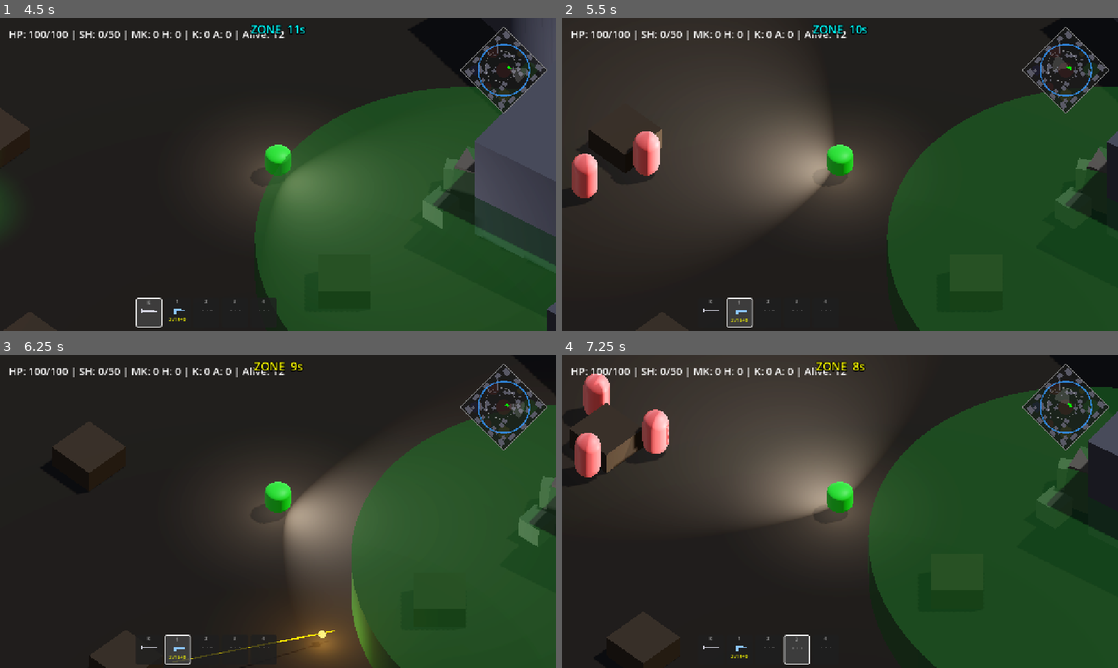
Above: before the commit, frames 1-4 (two rows, left to right).
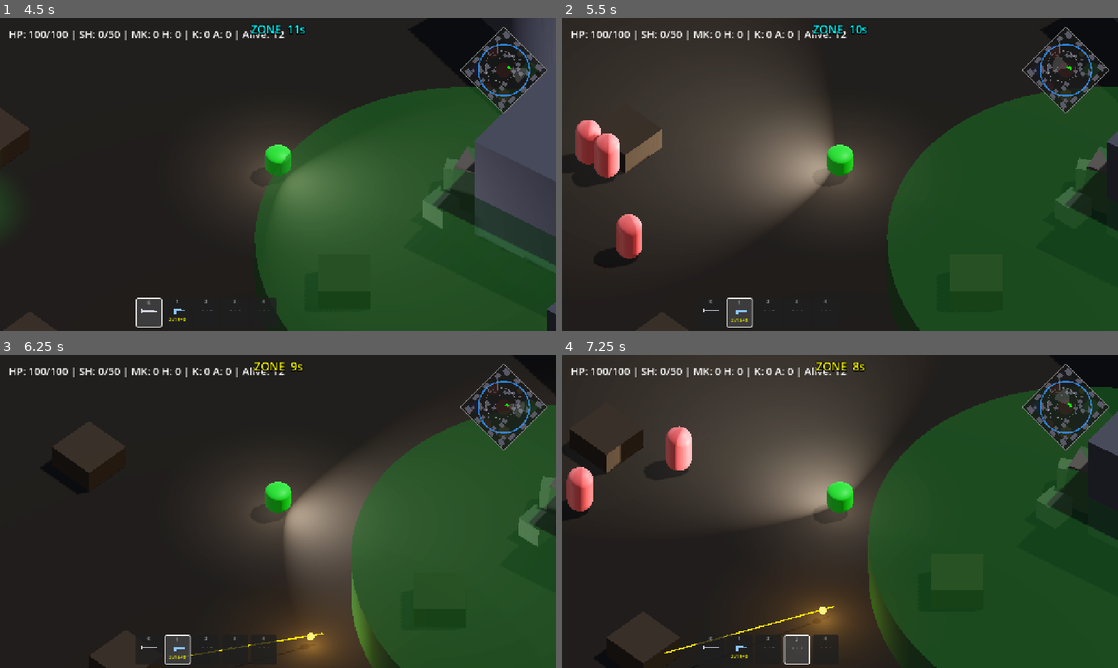
Above: after the commit, the same moments.

Repository: Kyulhee/battle-capsule
Game: Godot game, scene res://src/Main.tscn
The game is run twice, just before and just after one commit, with the same random seed, the same clock (stepped at 60 frames per second) and the same inputs.
Inputs (mouse positions are in pixels of both pictures, inside the frame that each line leads up to):
- Up to frame 1 (4.5 s): click "START MATCH" at 0.5 s; tap Enter at 1.25 s; move the mouse to (400, 158) at 1.27 s; hold D (ui_right) 1.28-2.03 s; tap Q (heal) at 1.35, 2.3, 2.85, 3.8 s; click (400, 158) at 1.42 s; tap Space at 1.52, 2.27, 3.77 s; move the mouse to (166, 190) at 2.02 s; hold S (ui_down) 2.03-2.78 s; click (166, 190) at 2.1 s; move the mouse to (333, 105) at 2.77 s; hold D (ui_right) 2.78-3.53 s; move the mouse to (250, 237) at 3.52 s; hold W (ui_up) 3.53-4.28 s; tap C at 3.6 s; click (250, 237) at 3.67 s; move the mouse to (444, 221) at 4.27 s; hold A (ui_left) from 4.28 s (still down); tap 0 at 4.35 s
- Up to frame 2 (5.5 s): keep holding A (ui_left); tap Space at 4.52, 5.27 s; tap Q (heal) at 4.55, 5.3 s; move the mouse to (673, 127) at 5.02 s; tap 1 at 5.1 s
- Up to frame 3 (6.25 s): move the mouse to (305, 511) at 5.77 s; release A (ui_left) at 5.78 s; hold S (ui_down) from 5.78 s (still down); tap 2 at 5.85 s; click (305, 511) at 5.92 s; tap Q (heal) at 6.05 s
- Up to frame 4 (7.25 s): move the mouse to (756, 433) at 6.52 s; release S (ui_down) at 6.53 s; hold D (ui_right) from 6.53 s (still down); tap 3 at 6.6 s; tap Space at 6.77 s; tap Q (heal) at 6.8 s

Frame 1 is identical in both runs. In frame 2, 2.8% of the frame differs, in the area x 1-18%, y 32-77%; in frame 3, 0.4%; in frame 4, 6.0%, in the area x 0-59%, y 6-96%.

Commit message:
fix: DISENGAGE 재진입 쿨다운으로 봇 클러스터링 해소
봇들이 서로를 적으로 인식해 DISENGAGE 상태에 집단 진입하는 자기강화
사이클을 차단. DISENGAGE 이탈 시 10초 쿨다운 설정.

변경:
- Bot: _disengage_cooldown 변수 추가, _physics_process에서 감소
- Bot: change_state()에서 DISENGAGE → 다른 상태 전환 시 쿨다운 10초 설정
- Bot: handle_attack_state() DISENGAGE 진입 조건에 쿨다운 체크 추가
- Telemetry: patrol_timeout 지표 추가 (진단용)
- Bot: handle_recover_state patrol timeout 시 patrol_timeout 로그
- Main: _print_bot_state_snapshot() — 존 단계 전환마다 봇 상태분포 + avg pairwise dist 출력

헤드리스 검증 3회:
  stuck 325→8~11, disengage 206→15~17, avg_dist@stage2 2.9m→28m

Co-Authored-By: Claude Sonnet 4.6 <noreply@anthropic.com>

Diff:
--- a/src/Main.gd
+++ b/src/Main.gd
@@ -258,6 +258,7 @@
 			current_zone_radius = next_zone_radius
 			zone_stage += 1
 			if has_node("/root/Telemetry"): get_node("/root/Telemetry").set_stage(zone_stage)
+			_print_bot_state_snapshot()
 			spawn_loot(0.1 + (zone_stage * 0.1), 10)
 			match zone_stage:
 				2: zone_wait_time = 20.0; zone_shrink_time = 15.0; zone_damage = 5.0
@@ -478,6 +479,29 @@
 	if is_simulation:
 		get_tree().quit()
 
+func _print_bot_state_snapshot():
+	# 0=IDLE 1=CHASE 2=ATTACK 3=ZONE_ESCAPE 4=RECOVER 5=DISENGAGE
+	var names = ["IDLE", "CHASE", "ATTACK", "ZONE_ESCAPE", "RECOVER", "DISENGAGE"]
+	var counts = {}
+	var positions: Array = []
+	for b in get_tree().get_nodes_in_group("actors"):
+		if b.is_in_group("players") or not b.has_method("handle_idle_state"): continue
+		if b.is_dead: continue
+		var s = names[b.current_state] if b.current_state < names.size() else str(b.current_state)
+		counts[s] = counts.get(s, 0) + 1
+		positions.append(Vector2(b.global_position.x, b.global_position.z))
+	# Compute pairwise distance average to measure clustering
+	var avg_dist = 0.0
+	var pairs = 0
+	for i in range(positions.size()):
+		for j in range(i + 1, positions.size()):
+			avg_dist += positions[i].distance_to(positions[j])
+			pairs += 1
+	if pairs > 0: avg_dist /= pairs
+	print("[BOT_SNAPSHOT] zone_stage=%d  states=%s  avg_pairwise_dist=%.1fm  alive=%d" % [
+		zone_stage, str(counts), avg_dist, positions.size()
+	])
+
 func handle_damage_tick(delta):
 	damage_tick_timer += delta
 	if damage_tick_timer >= 1.0:
--- a/src/core/Telemetry.gd
+++ b/src/core/Telemetry.gd
@@ -74,6 +74,7 @@
 			"stuck_triggered": 0,
 			"reserve_reload": 0,
 			"patrol_entered": 0,
+			"patrol_timeout": 0,
 			"weapon_drop_spawned": 0,
 			"disengage_triggered": 0,
 		},
@@ -164,6 +165,7 @@
 		"stuck_triggered":  metrics.tactics.stuck_triggered += 1
 		"reserve_reload":   metrics.tactics.reserve_reload += 1
 		"patrol_entered":      metrics.tactics.patrol_entered += 1
+		"patrol_timeout":      metrics.tactics.patrol_timeout += 1
 		"weapon_drop_spawned": metrics.tactics.weapon_drop_spawned += 1
 		"disengage_triggered": metrics.tactics.disengage_triggered += 1
 
@@ -309,7 +311,7 @@
 		print("  Stuck triggers: %d" % metrics.tactics.stuck_triggered)
 		print("  Disengage triggers: %d" % metrics.tactics.disengage_triggered)
 		print("  Reserve reloads: %d" % metrics.tactics.reserve_reload)
-		print("  Patrol entries: %d" % metrics.tactics.patrol_entered)
+		print("  Patrol entries: %d  timeouts: %d" % [metrics.tactics.patrol_entered, metrics.tactics.patrol_timeout])
 		print("  Weapon drops: %d" % metrics.tactics.weapon_drop_spawned)
 
 	if _g("economy"):
--- a/src/entities/bot/Bot.gd
+++ b/src/entities/bot/Bot.gd
@@ -34,6 +34,8 @@
 var _knife_mode: bool = false
 # Cover target used in DISENGAGE state
 var _disengage_cover: Vector3 = Vector3.ZERO
+# Cooldown after leaving DISENGAGE — prevents re-entry cascade
+var _disengage_cooldown: float = 0.0
 
 # Stuck detection
 var _stuck_timer: float = 0.0
@@ -55,6 +57,7 @@
 func _physics_process(delta):
 	if is_dead: return
 	if fire_cooldown > 0: fire_cooldown -= delta
+	if _disengage_cooldown > 0: _disengage_cooldown -= delta
 	state_timer += delta
 
 	if current_state == State.ATTACK:
@@ -229,8 +232,8 @@
 			_bot_melee()
 		return
 
-	# Outnumbered: 2+ enemies visible simultaneously → retreat to cover
-	if not _knife_mode and _count_visible_enemies() >= 2:
+	# Outnumbered: 2+ enemies visible simultaneously → retreat to cover (if not on cooldown)
+	if not _knife_mode and _disengage_cooldown <= 0 and _count_visible_enemies() >= 2:
 		if has_node("/root/Telemetry"):
 			get_node("/root/Telemetry").log_tactics("disengage_triggered")
 		change_state(State.DISENGAGE)
@@ -336,6 +339,8 @@
 			patrol_target = _random_zone_point()
 
 		if recovery_timer > 8.0:
+			if has_node("/root/Telemetry"):
+				get_node("/root/Telemetry").log_tactics("patrol_timeout")
 			change_state(State.IDLE)
 
 func handle_zone_escape_state(delta):
@@ -661,6 +666,8 @@
 
 func change_state(new_state: State):
 	if current_state == new_state: return
+	if current_state == State.DISENGAGE and new_state != State.DISENGAGE:
+		_disengage_cooldown = 10.0
 	if new_state != State.ATTACK: _knife_mode = false
 	if DEBUG_PRINT:
 		print("[BOT] %s → %s (ammo=%d reserve=%d hp=%.0f)" % [
